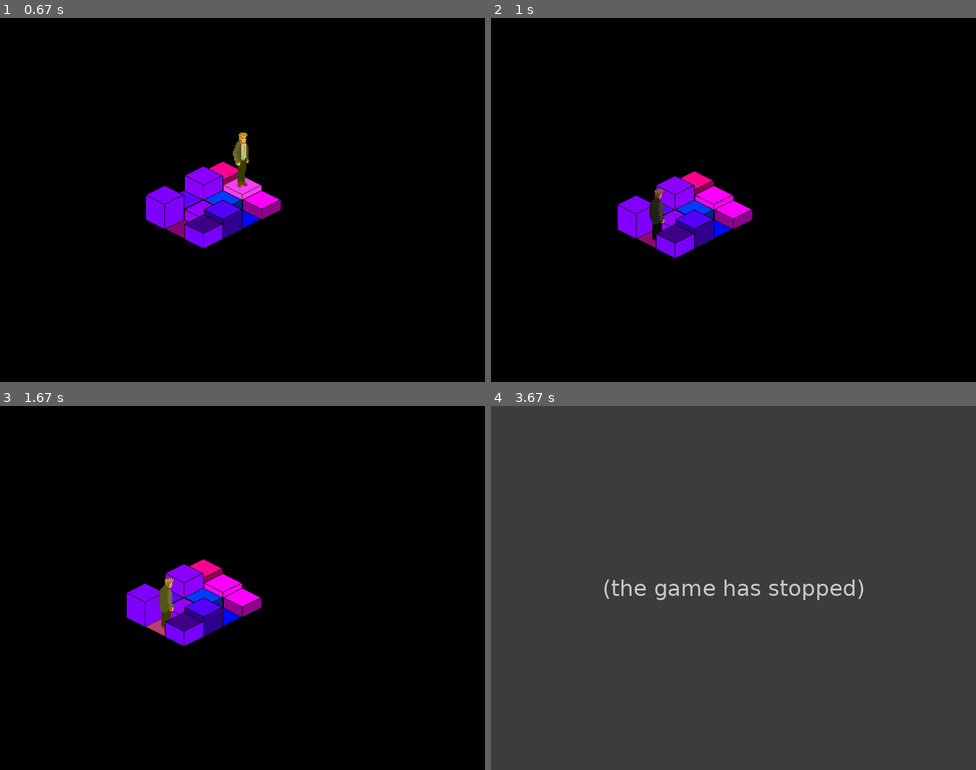
Above: before the commit, frames 1-4 (two rows, left to right).
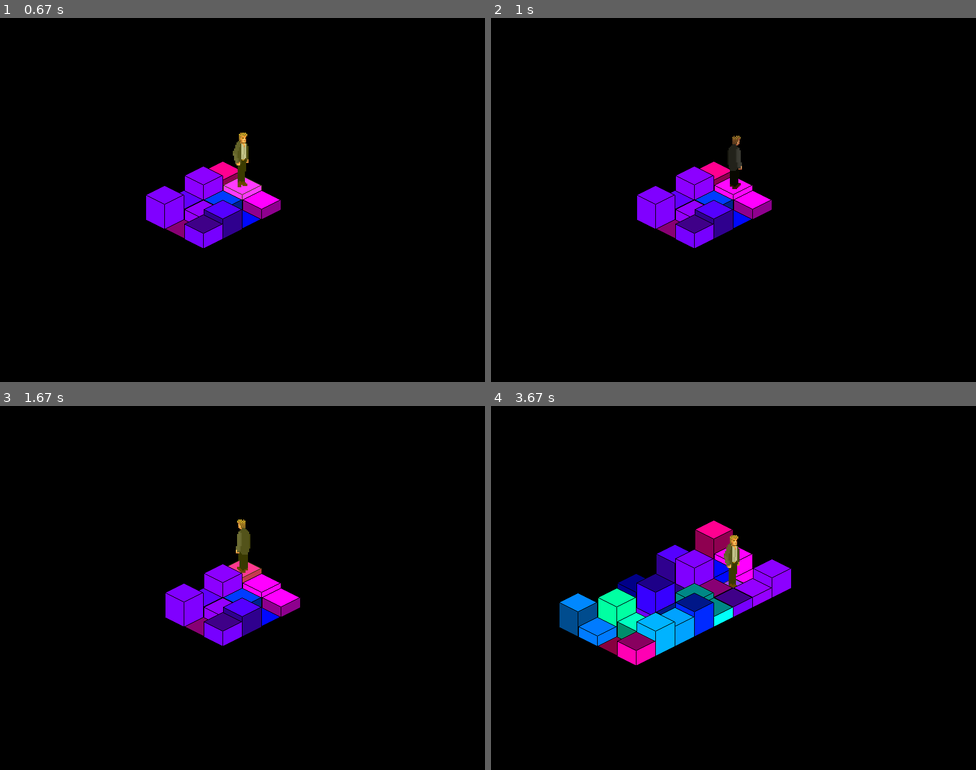
Above: after the commit, the same moments.

Repository: Zren/pyTactics
Game: pygame game, started from IsoTacticsEngine.py
Same seed, same stepped clock (60 frames per second), same inputs: the game is played once before the commit and once after it. The source is Python 2; it was converted automatically to run under Python 3.
Inputs:
- Up to frame 1 (0.67 s): hold Right from 0.33 s (still down)
- Up to frame 2 (1 s): release Right at 0.8 s; hold Up from 0.83 s (still down)
- Up to frame 3 (1.67 s): release Up at 1.13 s
- Up to frame 4 (3.67 s): hold Left 1.67-2.2 s; tap G at 1.82 s; hold Down 2.23-2.53 s; hold Left 2.57-2.97 s; hold Right from 3.4 s (still down)

Frame 1 is identical in both runs. In frame 2, 4.2% of the frame differs, in the area x 26-58%, y 32-66%; in frame 3, 5.3%; in frame 4, 100%, in the area x 0-100%, y 0-100%.
Error before the commit: IndexError: list index out of range (IsoTacticsEngine.py line 78); the game stopped at 3.4 s (later frames are placeholders)

Commit message:
Pathfinding rotates the player

Diff:
--- a/Config.py
+++ b/Config.py
@@ -26,7 +26,7 @@
 pathPlayerSprites = pathImages + "player-%d.png"
 framesPerSecond = 8
 
-maxJumpHeight = 0
+maxJumpHeight = 4
 
 
 
--- a/IsoTacticsEngine.py
+++ b/IsoTacticsEngine.py
@@ -83,6 +83,9 @@
             self.data[coord[0]][coord[1]] = value
         else:
             self.data[coord % self.width][coord / self.width] = value
+    def validCoord(self, coord):
+        x, y = coord
+        return 0 <= x < self.width and 0 <= y < self.height
     def renderCell(self, surface, cellData, offset, selected=False):
         cell = self.data[cellData.x][cellData.y]
         if cell == None:
@@ -139,13 +142,16 @@
         IsoGrid.__init__(self, dimensions, [[None for y in range(height)] for x in range(width)])
         self.players = []
     def move(self, a, b):
-        if self[b] == None:
+        if self.validCoord(a) and self.validCoord(b) and self[b] == None:
             self[b] = self[a]
             self[a] = None
+            return True
+        return False
     def moveTo(self, player, target):
         if self[target] == None:
             coord = self.find(player)
-            self.move(coord, target)
+            return self.move(coord, target)
+        return False
     def addPlayer(self, player, coord):
         if self[coord]:
             raise Exception, "Player already at that location"
@@ -161,7 +167,6 @@
         return None
     def shiftPlayer(self, player, x, y):
         c = self.find(player)
-        self.move(c, (c[0]+x, c[1]+y))
         if x > 0:
             player.direction = 0
         elif x < 0:
@@ -171,6 +176,7 @@
         elif y < 0:
             player.direction = 3
         player.currentAction = Action([0,1])
+        return self.move(c, (c[0]+x, c[1]+y))
 
 
 class GroundGrid(IsoGrid):
@@ -209,13 +215,15 @@
         self.camera[0] += x
         self.camera[1] += y
     def playerWalkTo(self, player, target):
-        path = self.pathTo(self.playerGrid.find(player), target)
+        here = self.playerGrid.find(player)
+        path = self.pathTo(here, target)
         print "path", path
         if path:
-            self.playerGrid.moveTo(player, path[1])
-            self.camera = [path[1][0], path[1][1]]
-
-
+            self.playerGrid.shiftPlayer(player, path[1][0]-here[0], path[1][1]-here[1])
+            self.select(path[1])
+    def select(self, coord):
+         self.selection = self[coord]
+         self.camera = list(coord)
     def pathTo(self, a, b):
         if a == b:
             return None
@@ -225,9 +233,6 @@
         def neighbours(coord):
             x, y = coord
             return [(x+1,y), (x,y+1), (x-1,y), (x,y-1)]
-        def valid(coord):
-            x, y = coord
-            return 0 <= x < self.width and 0 <= y < self.height
         def getPath(grid, pathNodes, node):
             path = [n]
             node = nodes[n]
@@ -249,7 +254,7 @@
         while len(q) > 0:
             here = q.pop(0)
             for n in neighbours(here):
-                if valid(n) and self[here].h+Config.maxJumpHeight-self[n].h >= 0:
+                if self.validCoord(n) and self[here].h+Config.maxJumpHeight-self[n].h >= 0:
                     if n == b:
                         nodes[n] = Node(here)
                         return getPath(dist, nodes, here)
@@ -299,16 +304,12 @@
         elif key == pygame.K_g:
             self.setup()
         elif key == pygame.K_RIGHT:
-            self.scene.shiftCamera(1, 0)
             self.shift(1, 0)
         elif key == pygame.K_DOWN:
-            self.scene.shiftCamera(0, 1)
             self.shift(0, 1)
         elif key == pygame.K_LEFT:
-            self.scene.shiftCamera(-1, 0)
             self.shift(-1, 0)
         elif key == pygame.K_UP:
-            self.scene.shiftCamera(0, -1)
             self.shift(0, -1)
     def gameTick(self):
         self.screen.fill((0, 0, 0))
@@ -319,8 +320,8 @@
     def loadScene(self, scene):
         self.scene = scene
     def shift(self, x, y):
-        self.scene.playerGrid.shiftPlayer(self.player, x, y)
-        self.scene.selection = self.scene[self.scene.playerGrid.find(self.player)]
+        if self.scene.playerGrid.shiftPlayer(self.player, x, y):
+            self.scene.select(self.scene.playerGrid.find(self.player))
     def secTick(self):
         self.scene.playerWalkTo(self.player, (0,0))
 
Not shown, changed: Config.pyc
